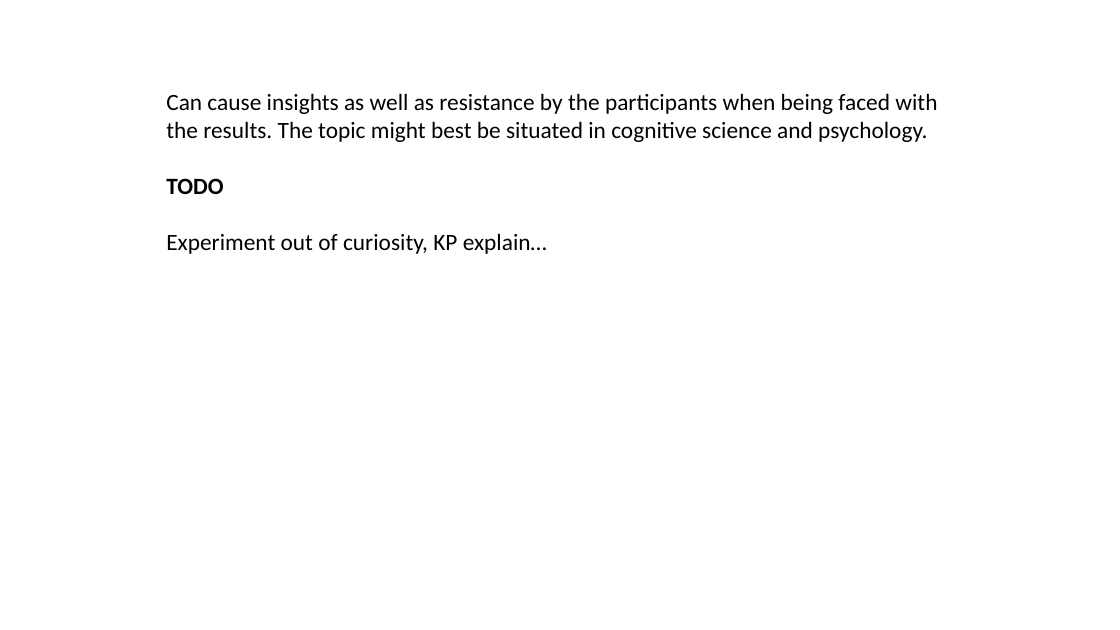
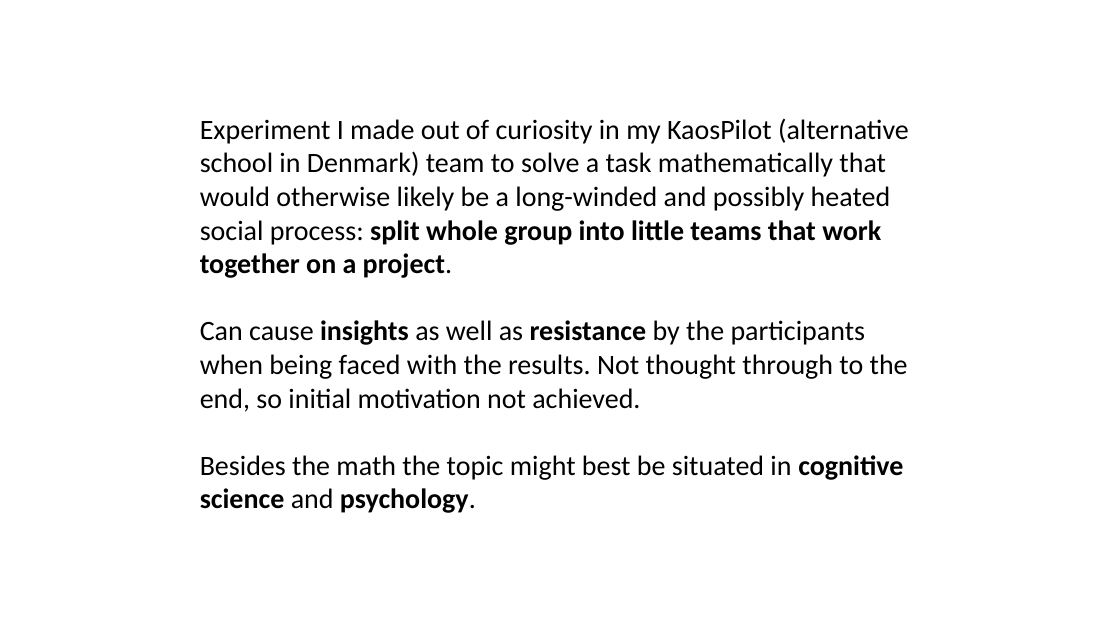
Before and after one commit to benjaminaaron/subgroups, a slide deck: slide 2 of presentation/presentation.pptx. Drawn at 1120x630 pixels with LibreOffice and Linux fonts; fonts in the diff are those of the drawing. Boxes give left, top, right and bottom in pixels: in the first picture for what was removed or moved away, otherwise in the second. Text is boxed around its words. In the diff, an @@ line names an element or a change of style, - is before the commit and + after.

Commit message:
completed presentation

```diff
--- a/presentation/presentation.pptx
+++ b/presentation/presentation.pptx
@@ text at <box>200,118,909,513</box>: text changed; size 20 to 24 pt @@
-Can cause insights as well as resistance by the participants when being faced with the results. The topic might best be situated in cognitive science and psychology.
-TODO
-Experiment out of curiosity, KP explain…
+Experiment I made out of curiosity in my KaosPilot (alternative school in Denmark) team to solve a task mathematically that would otherwise likely be a long-winded and possibly heated social process: split whole group into little teams that work together on a project.
+Can cause insights as well as resistance by the participants when being faced with the results. Not thought through to the end, so initial motivation not achieved.
+Besides the math the topic might best be situated in cognitive science and psychology.
```
Also in this commit, not shown: 1 other slide changed, 7 slides added, 2 slides removed, 1 other file.
